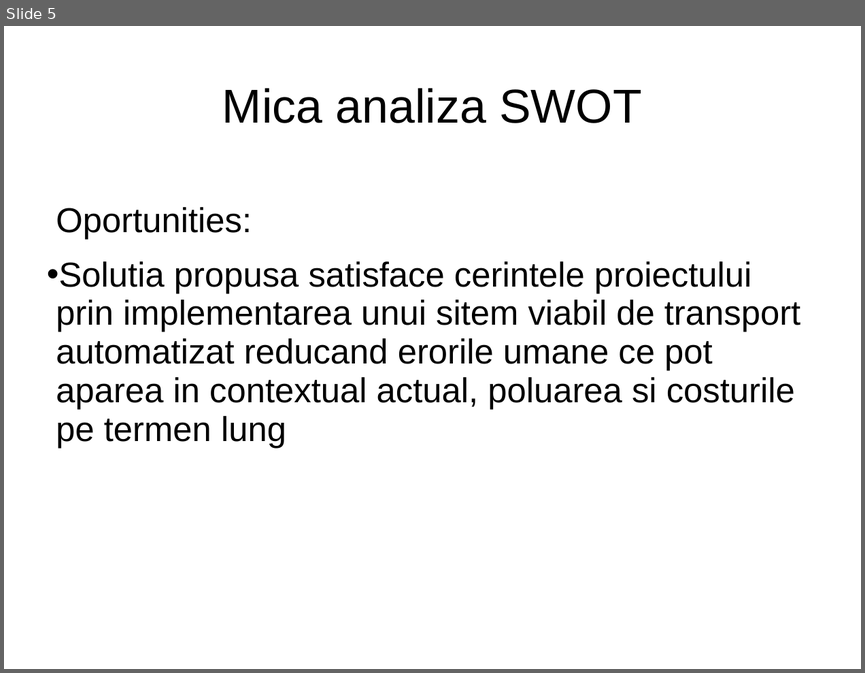
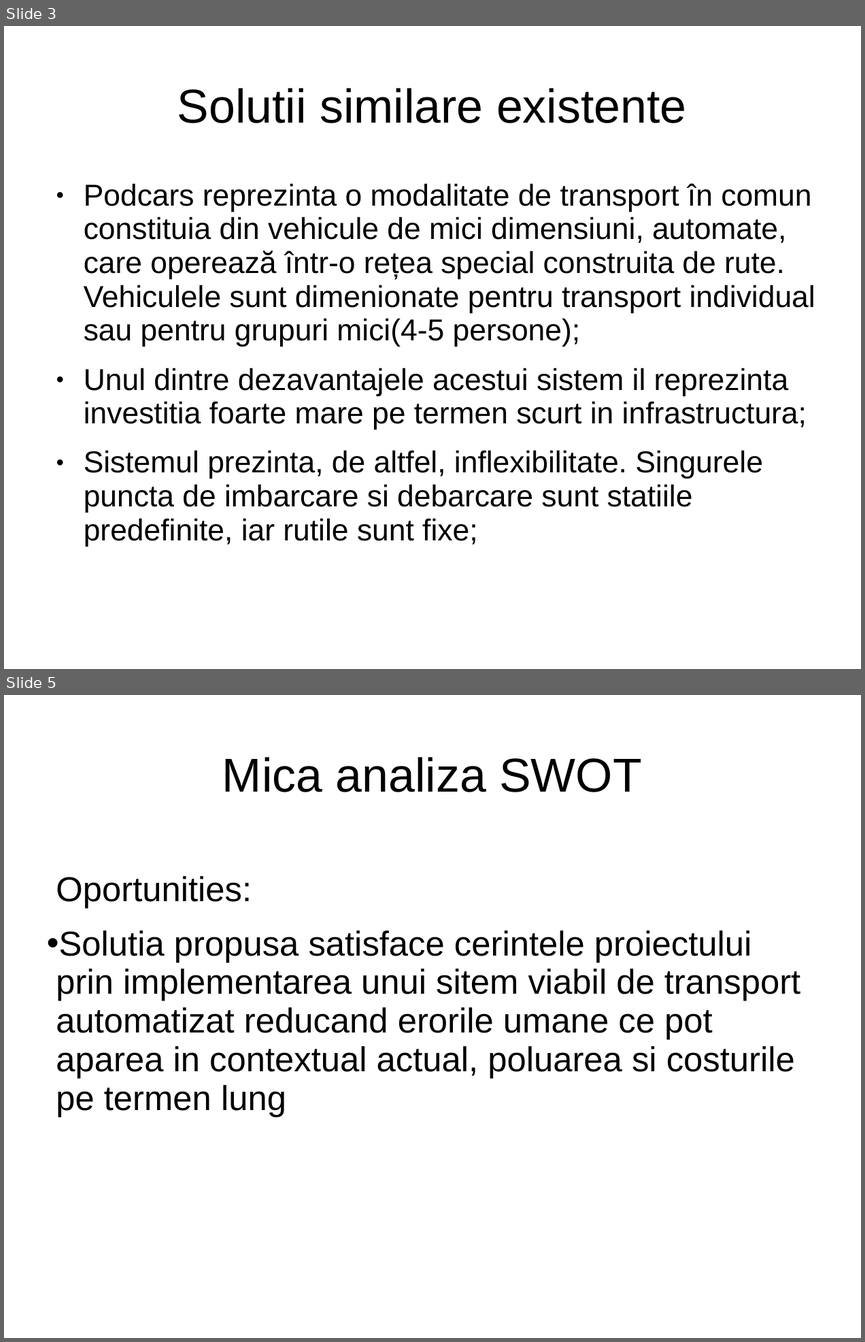
Before and after one commit to astef001/oc2016, a slide deck: TemplateTema-W1-2.ppt. Shown one above the other, each under a label of ours: slide 5 before the commit, slides 3 and 5 after it; the slides between them are not shown. The pictures are 865x673 and 865x1342 pixels, drawn with LibreOffice and Linux fonts; fonts in the diff are those of the drawing. Boxes give left, top, right and bottom in pixels: in the first picture for what was removed or moved away, otherwise in the second. Text is boxed around its words. In the diff, an @@ line names an element or a change of style, - is before the commit and + after.

```diff
--- a/TemplateTema-W1-2.ppt
+++ b/TemplateTema-W1-2.ppt
@@ slide 3 added at [4, 26, 861, 669], background #FFFFFF @@
@@ title added at [177, 88, 686, 123], 44 pt, text #000000 @@
+Solutii similare existente
@@ text added at [84, 183, 815, 546], 28 pt, text #000000 @@
+● Podcars reprezinta o modalitate de transport în comun constituia din vehicule de mici dimensiuni, automate, care operează într-o rețea special construita de rute. Vehiculele sunt dimenionate pentru transport individual sau pentru grupuri mici(4-5 persone);
+● Unul dintre dezavantajele acestui sistem il reprezinta investitia foarte mare pe termen scurt in infrastructura;
+● Sistemul prezinta, de altfel, inflexibilitate. Singurele puncta de imbarcare si debarcare sunt statiile predefinite, iar rutile sunt fixe;
```
Also in this commit, not shown: 4 slides changed, 1 slide removed.
